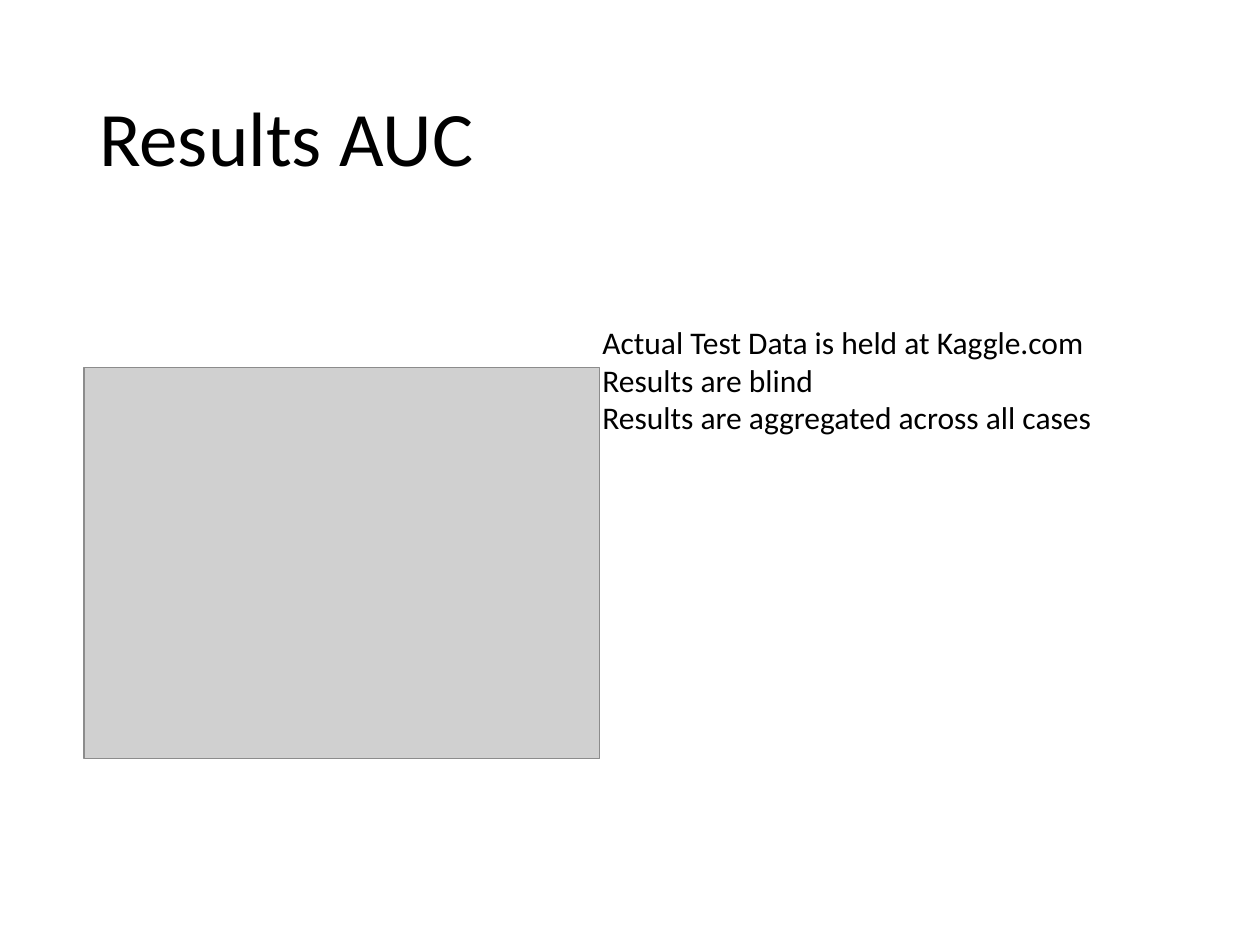
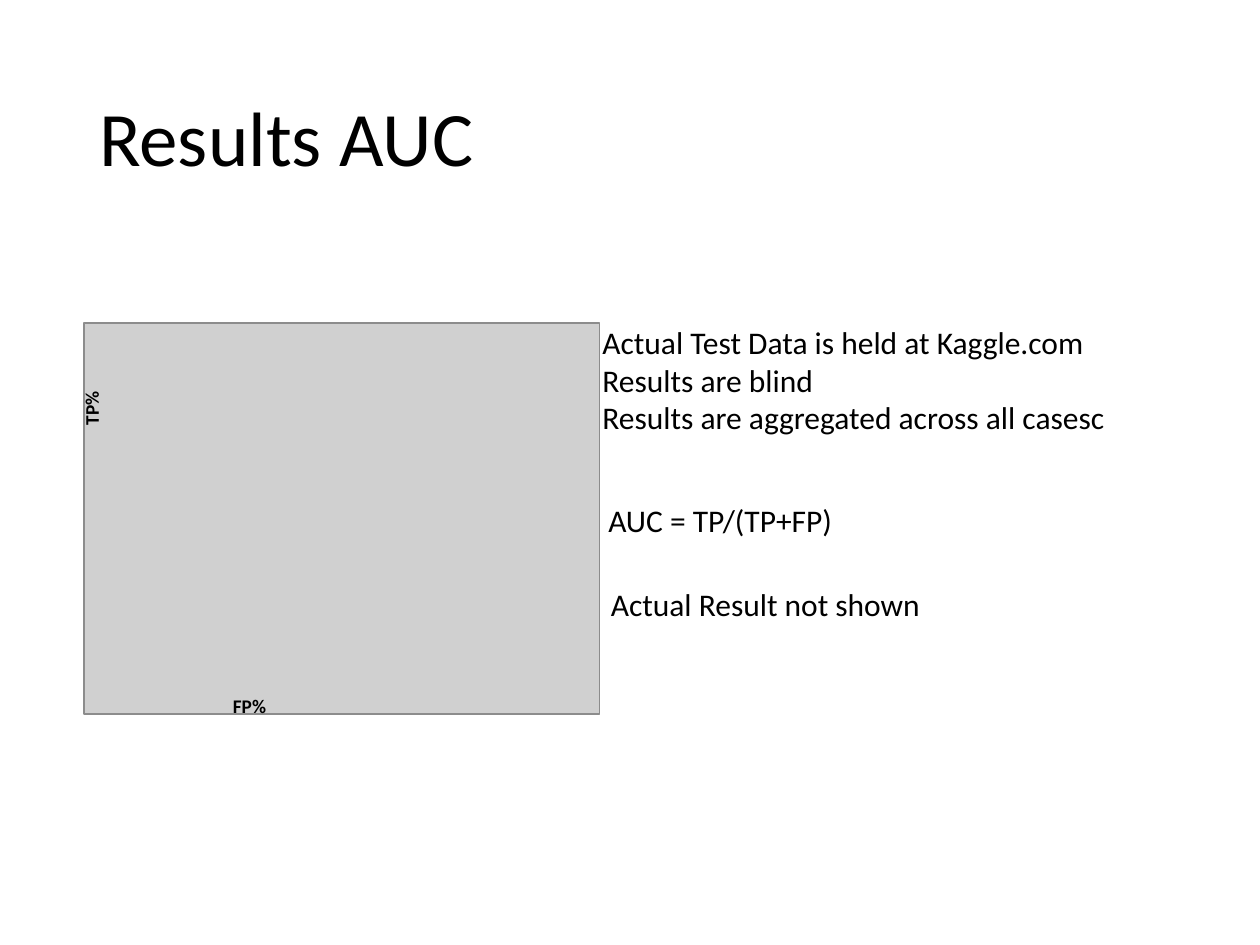
Before and after one commit to rbroberg/uccs.edu, a slide deck: slide 12 of cs5870/project/LeNet5 EEG.pptx (slide 11 before the commit). Drawn at 1260x945 pixels with LibreOffice and Linux fonts; fonts in the diff are those of the drawing; grey boxes stand for pictures. Boxes give left, top, right and bottom in pixels: in the first picture for what was removed or moved away, otherwise in the second. Text is boxed around its words. In the diff, an @@ line names an element or a change of style, - is before the commit and + after.

```diff
--- a/cs5870/project/LeNet5 EEG.pptx
+++ b/cs5870/project/LeNet5 EEG.pptx
@@ picture: place and size @@
-picture at box(84, 368, 600, 759)
+picture at box(84, 323, 600, 713)
@@ text added at box(81, 394, 104, 424), 11 pt, text #000000, bold @@
+TP%
@@ text at box(602, 407, 1104, 435): text changed @@
-Results are aggregated across all cases
+Results are aggregated across all casesc
@@ text added at box(608, 509, 832, 536), 18 pt, text #000000 @@
+AUC = TP/(TP+FP)
@@ text added at box(611, 594, 919, 617), 18 pt, text #000000 @@
+Actual Result not shown
@@ text added at box(233, 700, 266, 719), 11 pt, text #000000, bold @@
+FP%
```
Also in this commit, not shown: 2 other slides changed, 1 slide added, 2 other files.
